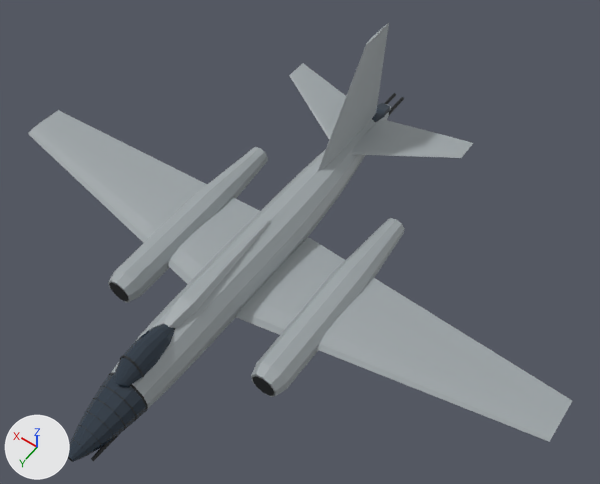
Two versions of the glTF model media/il28.glb, one commit apart.
The view is the same before and after, from a camera (50 mm lens) standing at (-10.8, 12.4, 22.0) and looking at (-1.4, -0.9, 1.2). Arrows for +X, +Y and +Z are at lower left; the lights stay in place. The older version comes first. Where no turn or scale is listed for an object, it has been applied to the vertices. Vertices at exactly the same position are counted once.

The scene before the commit, as lines of its bpy script (objects in view):
```python
ob_cockpit_glass = bpy.data.objects.new('Cockpit Glass', me_cockpit_glass)
ob_cockpit_glass.location = (0.0, 0.0, 0.0)
ob_dorsal_fairing = bpy.data.objects.new('Dorsal Fairing', me_dorsal_fairing)
ob_dorsal_fairing.location = (0.0, 0.0, 0.0)
ob_elevator_l = bpy.data.objects.new('Elevator L', me_elevator_l)
ob_elevator_l.location = (-2.0, -7.32, 0.89)
ob_intake_l = bpy.data.objects.new('Intake L', me_intake_l)
ob_intake_l.location = (0.0, 0.0, 0.0)
ob_intake_r = bpy.data.objects.new('Intake R', me_intake_r)
ob_intake_r.location = (0.0, 0.0, 0.0)
ob_nacelles = bpy.data.objects.new('Nacelles', me_nacelles)
ob_nacelles.location = (0.0, 0.0, 0.0)
ob_nose_frame = bpy.data.objects.new('Nose Frame', me_nose_frame)
ob_nose_frame.location = (0.0, 0.0, 0.0)
ob_nose_glass = bpy.data.objects.new('Nose Glass', me_nose_glass)
ob_nose_glass.location = (0.0, 0.0, 0.0)
ob_stabilizer_l = bpy.data.objects.new('Stabilizer L', me_stabilizer_l)
ob_stabilizer_l.location = (0.0, 0.0, 0.0)
# also in view: 'Wing R' at (5.8, -0.2, -0.3); 'Stabilizer R' at (2.0, -6.6, 0.9); 'Rudder' at (0.0, -7.0, 2.7); 'Fuselage' at (0.0, 0.4, 0.1); 'Aileron R' at (8.6, -1.6, -0.3)
```
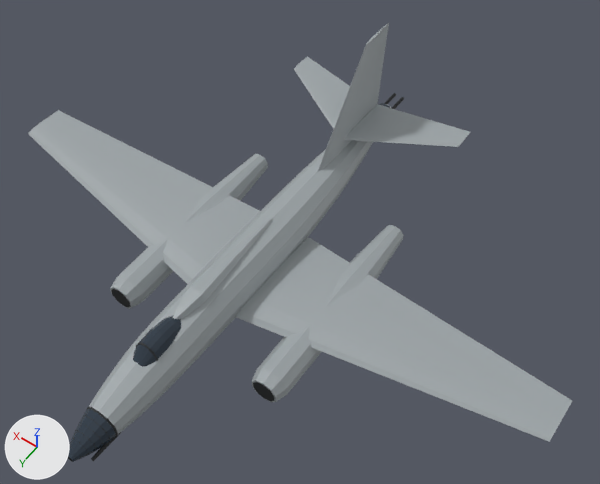
Edits to the bpy script that builds the scene:
```text
Change me_cockpit_glass:
    remove me_cockpit_glass.from_pydata(...)  # 63 vertices, 122 faces; spans x -0.44..0.44, y 3.7..6.1, z 0.86..1.52
    add me_cockpit_glass.from_pydata(...)  # 63 vertices, 122 faces; spans x -0.44..0.44, y 3.2..5.4, z 0.71..1.35
    me_cockpit_glass part 1: the whole mesh is scaled about its middle by (1, 0.917, 0.969), then moved by (0.0, -0.6, -0.16)
Change me_dorsal_fairing:
    remove me_dorsal_fairing.from_pydata(...)  # 20 vertices, 34 faces; spans x -0.32..0.32, y -1.1..4.18, z 0.93..1.39
    add me_dorsal_fairing.from_pydata(...)  # 20 vertices, 34 faces; spans x -0.32..0.32, y -1.2..3.64, z 0.93..1.39
    me_dorsal_fairing part 2: 20 of 20 vertices moved; they spanned x -0.32..0.32, y -1.1..4.18, z 0.93..1.39 and now span x -0.32..0.32, y -1.2..3.64, z 0.93..1.39; mean shift (0.0, -0.38, 0.01)
Change me_intake_l:
    remove me_intake_l.from_pydata(...)  # 20 vertices, 36 faces; spans x -3.349..-2.551, y 3.21..3.22, z -0.84..0.0
    add me_intake_l.from_pydata(...)  # 20 vertices, 36 faces; spans x -3.349..-2.551, y 3.21..3.22, z -1.2..-0.36
    me_intake_l part 3: the whole mesh is moved by (0.0, 0.0, -0.36)
Change me_intake_r:
    remove me_intake_r.from_pydata(...)  # 20 vertices, 36 faces; spans x 2.551..3.349, y 3.21..3.22, z -0.84..0.0
    add me_intake_r.from_pydata(...)  # 20 vertices, 36 faces; spans x 2.551..3.349, y 3.21..3.22, z -1.2..-0.36
    me_intake_r part 4: the whole mesh is moved by (0.0, 0.0, -0.36)
Change me_nacelles:
    remove me_nacelles.from_pydata(...)  # 80 vertices, 152 faces; spans x -3.54..3.54, y -4.4..3.2, z -1.03..0.19
    add me_nacelles.from_pydata(...)  # 80 vertices, 152 faces; spans x -3.54..3.54, y -4.4..3.2, z -1.39..-0.17
    me_nacelles part 5: the whole mesh is moved by (0.0, 0.0, -0.36)
Change me_nose_frame:
    remove me_nose_frame.from_pydata(...)  # 144 vertices, 144 faces; spans x -0.74..0.74, y 5.83..7.9, z -0.78..0.81
    add me_nose_frame.from_pydata(...)  # 144 vertices, 144 faces; spans x -0.56..0.56, y 6.93..8.08, z -0.67..0.54
    me_nose_frame part 6: the loose piece of 24 vertices spanning x -0.62..0.62, y 6.63..6.7, z -0.71..0.62 is scaled about its middle by (0.74, 1, 0.737), then moved by (0.0, 0.73, -0.06)
    me_nose_frame part 7: the loose piece of 24 vertices spanning x -0.68..0.68, y 6.23..6.3, z -0.75..0.72 is scaled about its middle by (0.748, 1, 0.745), then moved by (0.0, 0.92, -0.07)
    me_nose_frame part 8: the loose piece of 24 vertices spanning x -0.74..0.74, y 5.83..5.9, z -0.78..0.81 is scaled about its middle by (0.76, 1, 0.756), then moved by (0.0, 1.1, -0.08)
    other edits to the shape of me_nose_frame do not show in these pictures
Change me_nose_glass:
    remove me_nose_glass.from_pydata(...)  # 84 vertices, 154 faces; spans x -0.73..0.73, y 5.9..8.3, z -0.77..0.81
    add me_nose_glass.from_pydata(...)  # 84 vertices, 154 faces; spans x -0.56..0.56, y 7.0..8.3, z -0.66..0.53
    me_nose_glass part 9: 72 of 84 vertices moved; they spanned x -0.73..0.73, y 5.9..7.9, z -0.77..0.81 and now span x -0.56..0.56, y 7.0..8.08, z -0.66..0.53; mean shift (0.0, 0.64, -0.05); largest move (0.0, 5.9, 0.81) -> (0.0, 7.0, 0.53)
Change me_stabilizer_l:
    remove me_stabilizer_l.from_pydata(...)  # 26 vertices, 48 faces; spans x -3.7..-0.3, y -7.89..-5.3, z 0.73..1.0
    add me_stabilizer_l.from_pydata(...)  # 26 vertices, 48 faces; spans x -3.5..-0.1, y -7.89..-5.3, z 1.33..1.48
    me_stabilizer_l part 10: the whole mesh is turned -3 degrees about the y axis through its middle, then moved by (0.2, 0.0, 0.51)
Change me_stabilizer_r:
    remove me_stabilizer_r.from_pydata(...)  # 26 vertices, 48 faces; spans x 0.3..3.7, y -7.89..-5.3, z 0.73..1.0
    add me_stabilizer_r.from_pydata(...)  # 26 vertices, 48 faces; spans x 0.1..3.5, y -7.89..-5.3, z 1.33..1.48
    me_stabilizer_r part 11: the whole mesh is turned 3 degrees about the y axis through its middle, then moved by (-0.2, 0.0, 0.51)
Change ob_elevator_l:
    ob_elevator_l.location: (-2.0, -7.32, 0.89) -> (-1.8, -7.32, 1.4)
Change ob_elevator_r:
    ob_elevator_r.location: (2.0, -7.32, 0.89) -> (1.8, -7.32, 1.4)
```

Pixel boxes [x1, y1, x2, y2] of what changed, in the pictures (600 x 484 px; the box of a moved part takes in the faces that stretch with it):
'Nacelles', moved
    before: [108, 147, 405, 397]
    after: [110, 154, 404, 402]
'Stabilizer L', moved, turned
    before: [352, 130, 469, 158]
    after: [344, 115, 466, 147]
'Nose Glass', reshaped (37% narrower, 39% shorter)
    before: [66, 375, 146, 462]
    after: [66, 409, 116, 462]
'Dorsal Fairing', reshaped (6% narrower, 6% shorter)
    before: [164, 219, 271, 328]
    after: [173, 217, 273, 319]
'Cockpit Glass', moved, rescaled
    before: [113, 323, 174, 386]
    after: [133, 315, 181, 367]
'Stabilizer R', moved, turned
    before: [289, 67, 341, 140]
    after: [294, 60, 345, 129]
'Elevator L', moved
    before: [370, 119, 473, 148]
    after: [367, 105, 470, 137]
'Elevator R', moved
    before: [299, 63, 346, 108]
    after: [303, 56, 350, 98]
'Nose Frame', reshaped (40% narrower, 38% shorter)
    before: [71, 373, 148, 454]
    after: [72, 407, 118, 457]
'Intake L', moved
    before: [252, 376, 274, 396]
    after: [253, 382, 274, 401]
'Intake R', moved
    before: [109, 282, 129, 301]
    after: [111, 289, 130, 308]
part 6 of me_nose_frame, moved or reshaped
    before: [93, 398, 126, 429]
    after: [82, 423, 104, 446]
part 7 of me_nose_frame, moved or reshaped
    before: [100, 386, 137, 421]
    after: [83, 415, 110, 440]
part 8 of me_nose_frame, moved or reshaped
    before: [109, 373, 148, 411]
    after: [87, 407, 118, 436]
